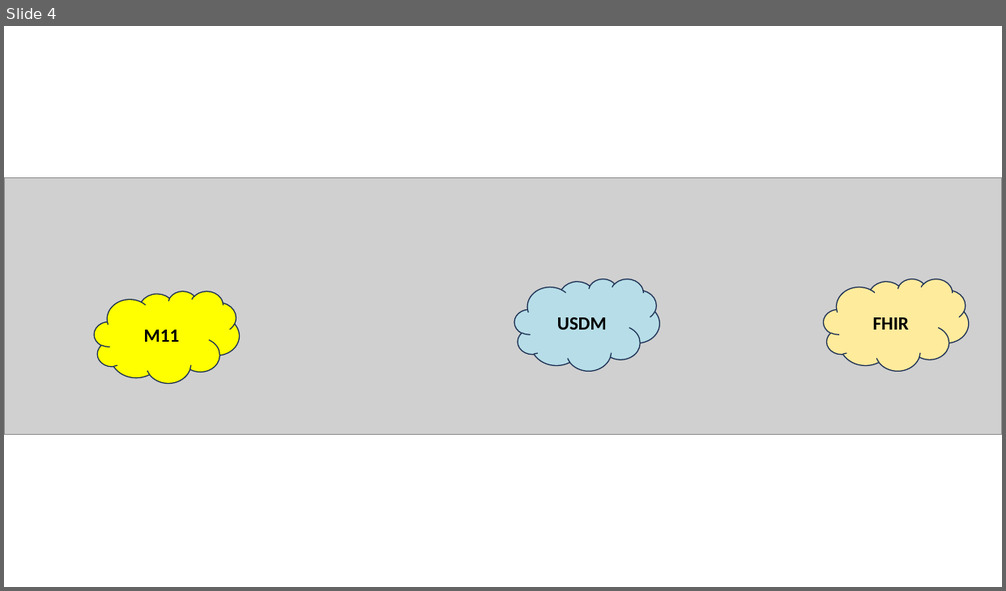
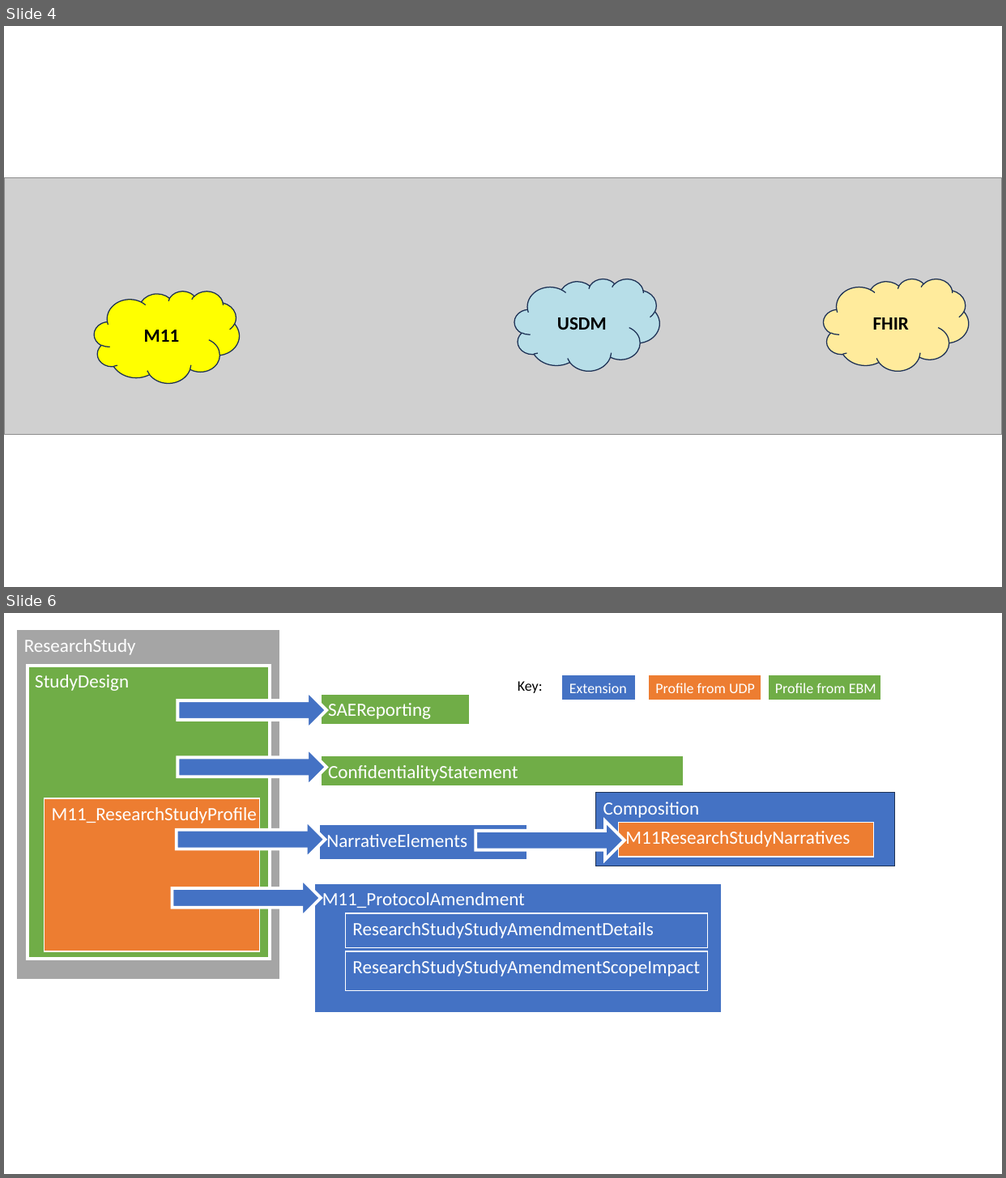
Before and after one commit to HL7/vulcan-udp-ig, a slide deck: input/images-source/Images.pptx. Shown one above the other, each under a label of ours: slide 4 before the commit, slides 4 and 6 after it; the slides between them are not shown. The pictures are 1006x591 and 1006x1178 pixels, drawn with LibreOffice and Linux fonts; fonts in the diff are those of the drawing; grey boxes stand for pictures. Boxes give left, top, right and bottom in pixels: in the first picture for what was removed or moved away, otherwise in the second. Text is boxed around its words. In the diff, an @@ line names an element or a change of style, - is before the commit and + after.

```diff
--- a/input/images-source/Images.pptx
+++ b/input/images-source/Images.pptx
@@ slide 6 added at [4, 613, 1002, 1174], background #FFFFFF @@
@@ rectangle added at [17, 630, 280, 980], fill #A5A5A5, outline #FFFFFF 1 pt, 18 pt, text #FFFFFF @@
+ResearchStudy
@@ rectangle added at [28, 666, 270, 959], fill #70AD47, outline #FFFFFF 3 pt, 18 pt, text #FFFFFF @@
+StudyDesign
@@ text added at [518, 681, 543, 693], 14 pt, text #000000 @@
+Key:
@@ rectangle added at [562, 675, 635, 700], fill #4472C4, outline #FFFFFF 1 pt, 14 pt, text #FFFFFF @@
+Extension
@@ rectangle added at [649, 675, 761, 700], fill #ED7D31, outline #FFFFFF 1 pt, 14 pt, text #FFFFFF @@
+Profile from UDP
@@ rectangle added at [768, 675, 880, 700], fill #70AD47, outline #FFFFFF 1 pt, 14 pt, text #FFFFFF @@
+Profile from EBM
@@ right arrow added at [177, 691, 326, 730], fill #4472C4, outline #FFFFFF 3 pt @@
@@ rectangle added at [321, 695, 470, 726], fill #70AD47, outline #FFFFFF 1 pt, 18 pt, text #FFFFFF @@
+SAEReporting
@@ right arrow added at [177, 747, 326, 786], fill #4472C4, outline #FFFFFF 3 pt @@
@@ rectangle added at [321, 756, 683, 786], fill #70AD47, outline #FFFFFF 1 pt, 18 pt, text #FFFFFF @@
+ConfidentialityStatement
@@ rectangle added at [44, 798, 259, 952], fill #ED7D31, outline #FFFFFF 1 pt, 18 pt, text #FFFFFF @@
+M11_ResearchStudyProfile
@@ rectangle added at [596, 793, 895, 867], fill #4472C4, outline #1E3256 1 pt, 18 pt, text #FFFFFF @@
+Composition
@@ right arrow added at [177, 820, 325, 859], fill #4472C4, outline #FFFFFF 3 pt @@
@@ rectangle added at [319, 825, 526, 860], fill #4472C4, outline #FFFFFF 1 pt, 18 pt, text #FFFFFF @@
+NarrativeElements
@@ right arrow added at [475, 821, 624, 860], fill #4472C4, outline #FFFFFF 3 pt @@
@@ rectangle added at [619, 823, 874, 857], fill #ED7D31, outline #FFFFFF 1 pt, 18 pt, text #FFFFFF @@
+M11ResearchStudyNarratives
@@ right arrow added at [172, 879, 322, 918], fill #4472C4, outline #FFFFFF 3 pt @@
@@ rectangle added at [315, 884, 722, 1013], fill #4472C4, outline #FFFFFF 1 pt, 18 pt, text #FFFFFF @@
+M11_ProtocolAmendment
@@ rectangle added at [345, 914, 708, 948], fill #4472C4, outline #FFFFFF 1 pt, 18 pt, text #FFFFFF @@
+ResearchStudyStudyAmendmentDetails
@@ rectangle added at [345, 952, 708, 991], fill #4472C4, outline #FFFFFF 1 pt, 18 pt, text #FFFFFF @@
+ResearchStudyStudyAmendmentScopeImpact
```
Also in this commit, not shown: 1 other slide added, 19 other files.
